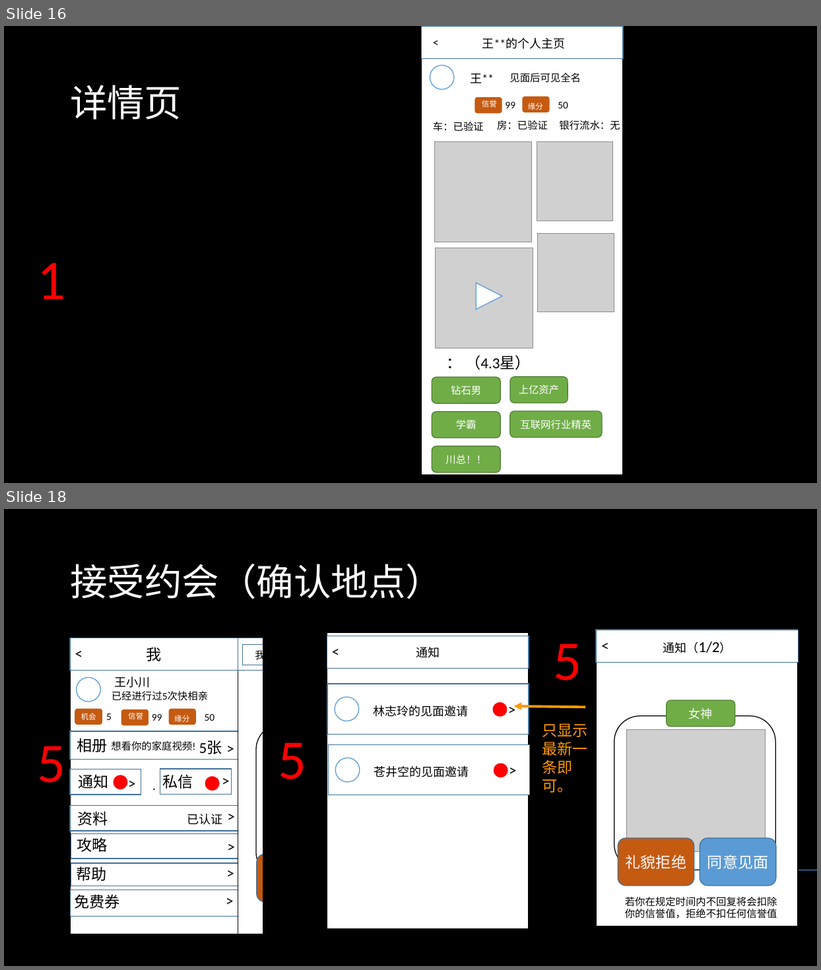
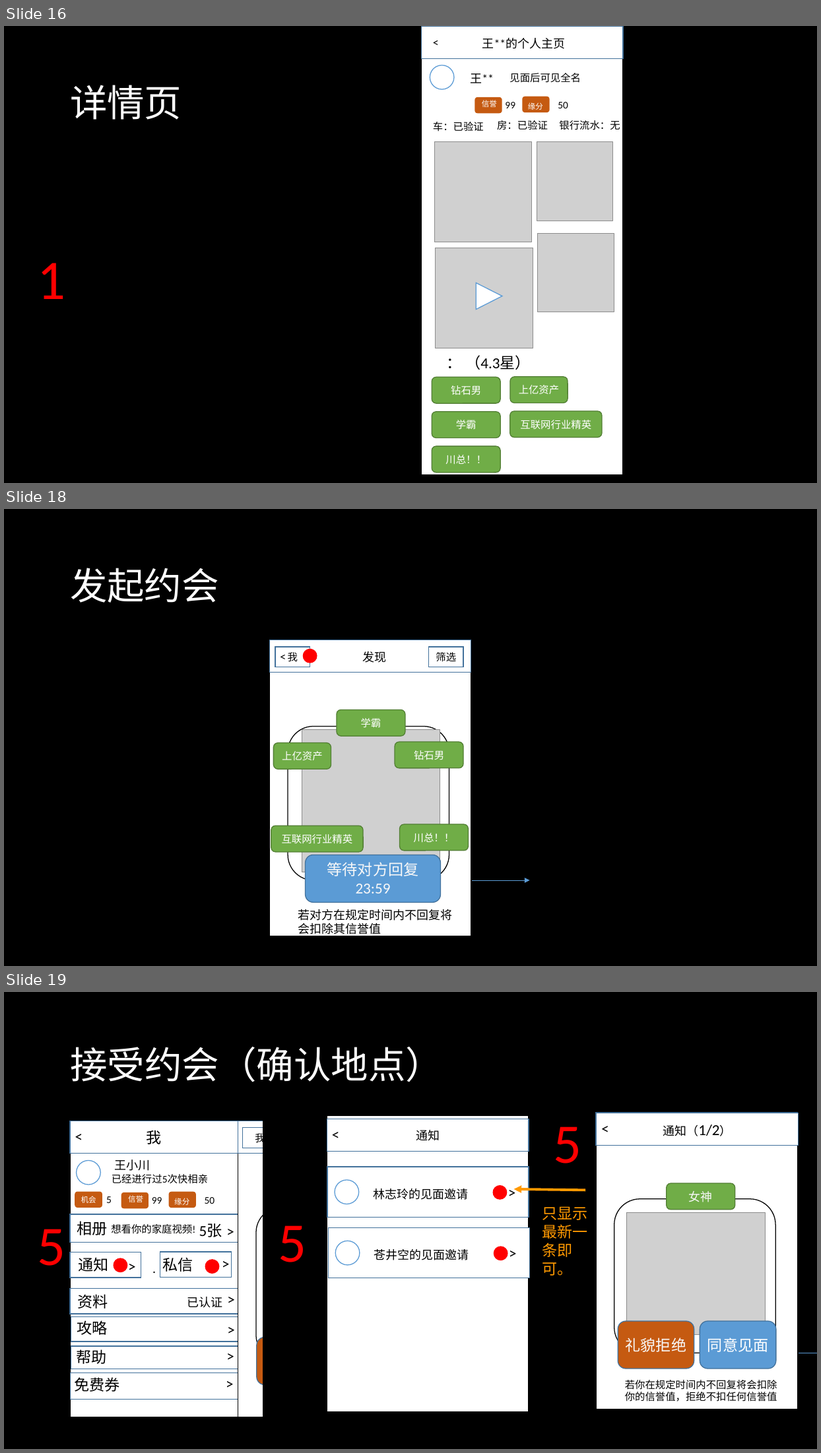
Before and after one commit to Flame-Team/FastOmiai, a slide deck: Docs/快.相亲.PRD.pptx. Shown one above the other, each under a label of ours: slides 16 and 18 before the commit, slides 16, 18 and 19 after it; the slides between them are not shown. The pictures are 821x970 and 821x1453 pixels, drawn with LibreOffice and Linux fonts; fonts in the diff are those of the drawing; grey boxes stand for pictures. Boxes give left, top, right and bottom in pixels: in the first picture for what was removed or moved away, otherwise in the second. Text is boxed around its words. In the diff, an @@ line names an element or a change of style, - is before the commit and + after.

```diff
--- a/Docs/快.相亲.PRD.pptx
+++ b/Docs/快.相亲.PRD.pptx
@@ slide 18 added at (4,509,817,966), background #000000 @@
@@ text added at (70,568,219,603), 44 pt, text #FFFFFF @@
+发起约会
@@ rectangle added at (269,640,471,937), fill #FFFFFF, outline #000000 1 pt @@
@@ rectangle added at (269,640,471,673), fill #FFFFFF, outline #42719B 1 pt @@
@@ rectangle added at (275,647,310,667), fill #FFFFFF, outline #42719B 1 pt @@
@@ text added at (277,646,291,667), 14 pt, text #000000 @@
+<
@@ rectangle added at (429,647,464,667), fill #FFFFFF, outline #42719B 1 pt @@
@@ text added at (288,652,298,662), 12 pt, text #000000 @@
+我
@@ freeform shape added at (303,649,318,663), fill #FF0000 @@
@@ text added at (363,652,387,663), 14 pt, text #000000 @@
+发现
@@ text added at (436,652,456,662), 12 pt, text #000000 @@
+筛选
@@ rounded rectangle added at (337,710,405,736), fill #70AD47, outline #527E34 1 pt @@
@@ text added at (361,718,382,727), 12 pt, text #FFFFFF @@
+学霸
@@ rounded rectangle added at (274,743,331,770), fill #70AD47, outline #527E34 1 pt @@
@@ rounded rectangle added at (288,727,450,881), fill #FFFFFF, outline #000000 1 pt @@
@@ picture added at (302,730,440,873) @@
@@ rounded rectangle added at (395,742,464,768), fill #70AD47, outline #527E34 1 pt @@
@@ text added at (282,751,323,760), 12 pt, text #FFFFFF @@
+上亿资产
@@ text added at (414,751,444,760), 12 pt, text #FFFFFF @@
+钻石男
@@ text added at (269,778,471,799), 14 pt, text #000000 @@
+.
@@ rounded rectangle added at (400,824,469,851), fill #70AD47, outline #527E34 1 pt @@
@@ rounded rectangle added at (271,826,363,852), fill #70AD47, outline #527E34 1 pt @@
@@ text added at (282,834,353,844), 12 pt, text #FFFFFF @@
+互联网行业精英
@@ text added at (414,833,455,842), 12 pt, text #FFFFFF @@
+川总！！
@@ rounded rectangle added at (306,855,441,903), fill #5B9BD5, outline #42719B 1 pt @@
@@ text added at (327,862,419,894), 18 pt, text #F8F8F8 @@
+等待对方回复
+23:59
@@ arrow added from (473, 881) to (530, 881), #5B9BD5 0.5 pt @@
@@ text added at (298,910,453,937), 14 pt, text #000000 @@
+若对方在规定时间内不回复将会扣除其信誉值
@@ what was slide 18 is now slide 19 @@
```
Also in this commit, not shown: 3 slides changed.
